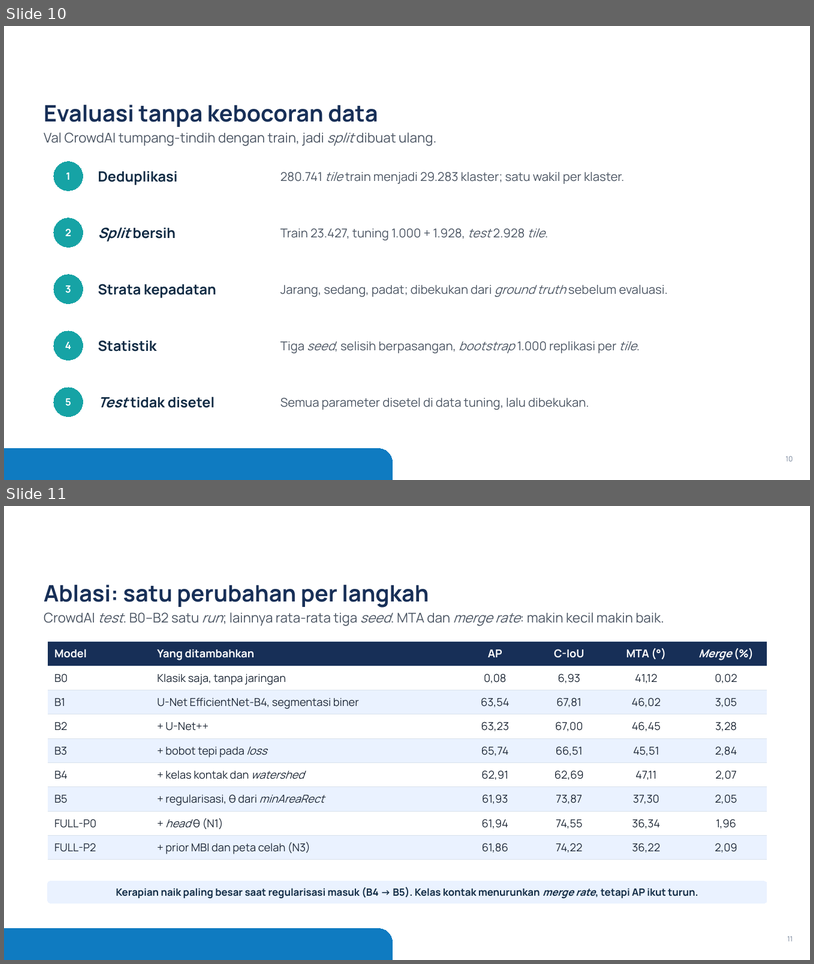
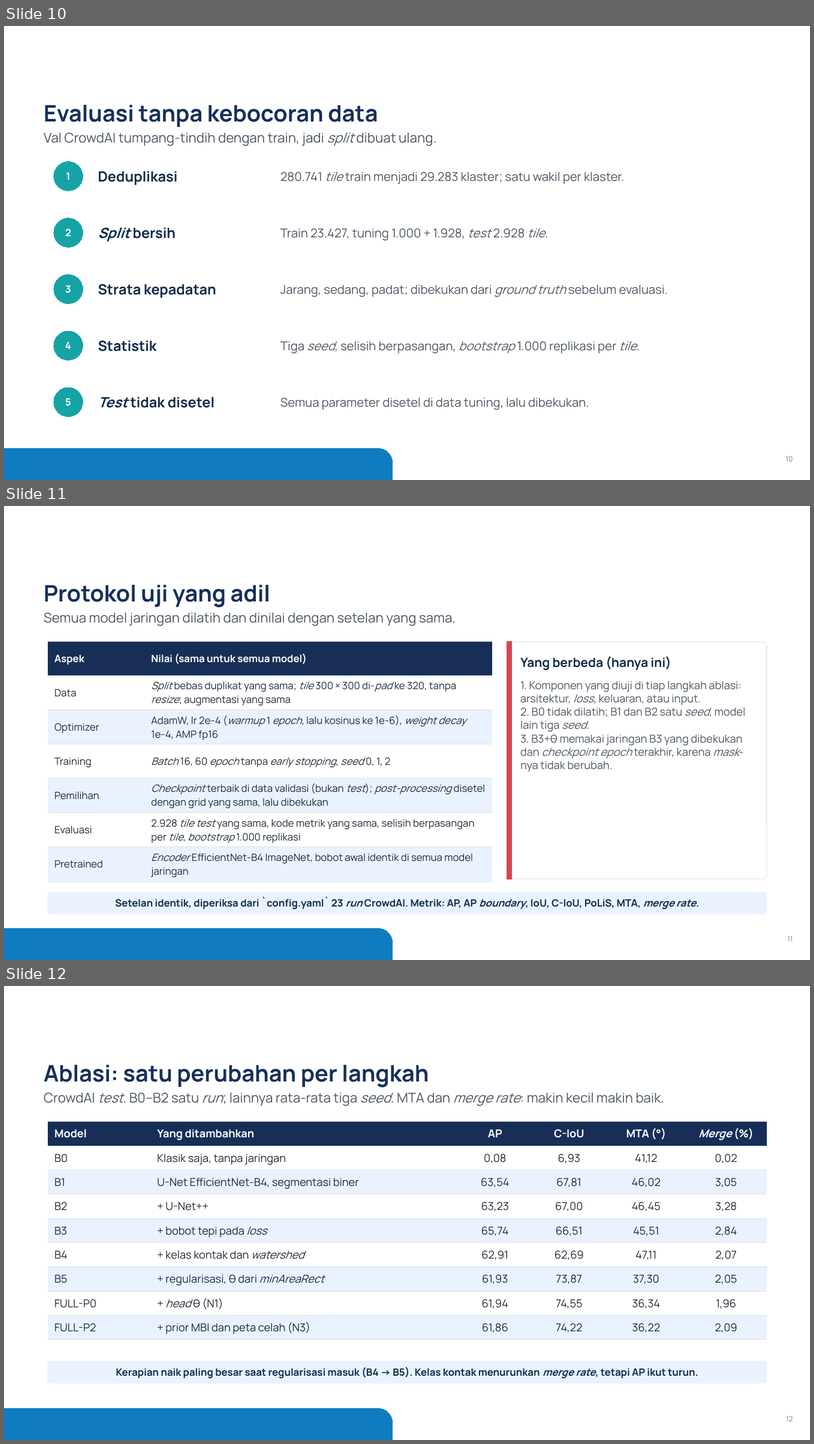
Before and after one commit to mahathirmuh/building-footprint-extraction, a slide deck: slides/densepoly.pptx. Shown one above the other, each under a label of ours: slides 10 and 11 before the commit, slides 10, 11 and 12 after it. The pictures are 814x964 and 814x1444 pixels, drawn with LibreOffice and Linux fonts; fonts in the diff are those of the drawing; background and template pictures are left out. Boxes give left, top, right and bottom in pixels: in the first picture for what was removed or moved away, otherwise in the second. Text is boxed around its words. In the diff, an @@ line names an element or a change of style, - is before the commit and + after.

Commit message:
Add the slide 'Protokol uji yang adil': what every model shares and the three things that differ

```diff
--- a/slides/densepoly.pptx
+++ b/slides/densepoly.pptx
@@ slide 11 added at bbox=[4, 506, 810, 960], background #FFFFFF; not listed: 1 template element that a slide beside it also shows @@
@@ title added at bbox=[44, 585, 270, 607], 27 pt, text #172F57, bold @@
+Protokol uji yang adil
@@ text added at bbox=[44, 612, 456, 626], 16 pt, text #4B5563 @@
+Semua model jaringan dilatih dan dinilai dengan setelan yang sama.
@@ table added at bbox=[48, 642, 492, 880], 7 rows, 2 columns @@
+Aspek | Nilai (sama untuk semua model)
+Data | Split bebas duplikat yang sama; tile 300 × 300 di-pad ke 320, tanpa resize; augmentasi yang sama
+Optimizer | AdamW, lr 2e-4 (warmup 1 epoch, lalu kosinus ke 1e-6), weight decay 1e-4, AMP fp16
+Training | Batch 16, 60 epoch tanpa early stopping, seed 0, 1, 2
+Pemilihan | Checkpoint terbaik di data validasi (bukan test); post-processing disetel dengan grid yang sama, lalu dibekukan
+Evaluasi | 2.928 tile test yang sama, kode metrik yang sama, selisih berpasangan per tile, bootstrap 1.000 replikasi
+Pretrained | Encoder EfficientNet-B4 ImageNet, bobot awal identik di semua model jaringan
@@ rounded rectangle added at bbox=[507, 642, 767, 879], fill #FFFFFF, outline #D9E2EC 0.75 pt @@
@@ rectangle added at bbox=[507, 642, 512, 879], fill #D64550, outline #D64550 1 pt @@
@@ text added at bbox=[521, 656, 746, 772], 13 pt, text #4B5563 @@
+Yang berbeda (hanya ini)
+1. Komponen yang diuji di tiap langkah ablasi: arsitektur, loss, keluaran, atau input.
+2. B0 tidak dilatih; B1 dan B2 satu seed, model lain tiga seed.
+3. B3+θ memakai jaringan B3 yang dibekukan dan checkpoint epoch terakhir, karena mask-nya tidak berubah.
@@ rounded rectangle added at bbox=[48, 892, 767, 914], fill #EAF2FF, outline #EAF2FF 0.75 pt, 12 pt, text #102A43, bold @@
+Setelan identik, diperiksa dari `config.yaml` 23 run CrowdAI. Metrik: AP, AP boundary, IoU, C-IoU, PoLiS, MTA, merge rate.
@@ page number added at bbox=[788, 936, 793, 941], 8.5 pt, text #718096 @@
+11
@@ what was slide 11 is now slide 12 @@
@@ page number at bbox=[786, 1416, 793, 1421]: text changed @@
-11
+12
```
Also in this commit, not shown: 6 other files.
